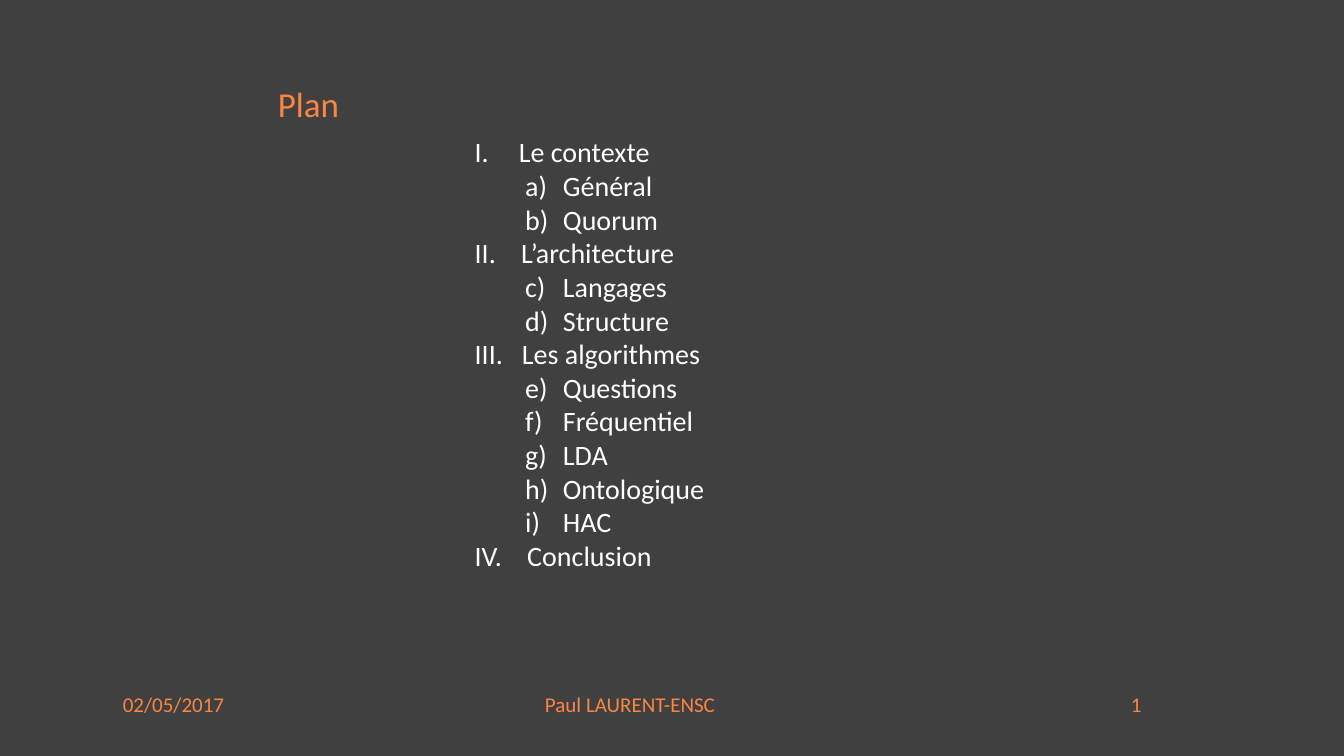
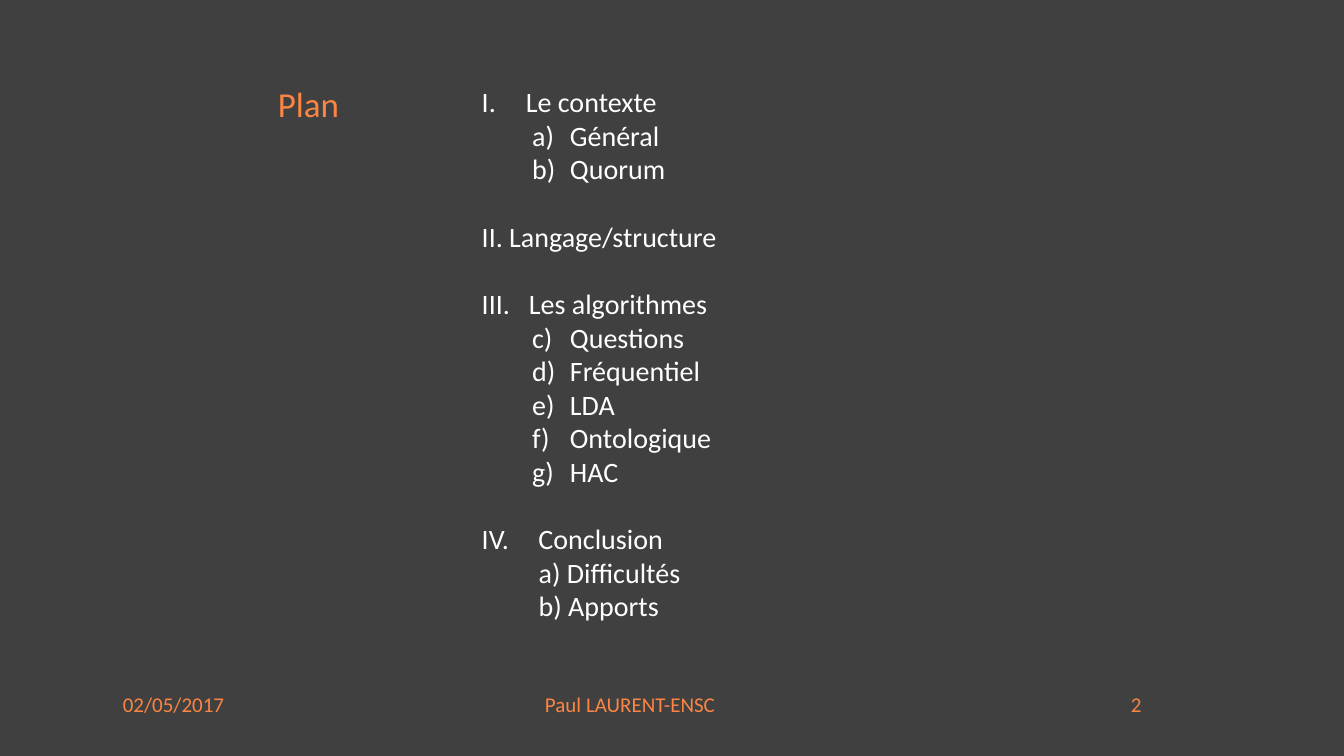
Before and after one commit to paullaurent/verbatim, a slide deck: slide 2 of Présentation2.pptx. Drawn at 1344x756 pixels with LibreOffice and Linux fonts; fonts in the diff are those of the drawing. Boxes give left, top, right and bottom in pixels: in the first picture for what was removed or moved away, otherwise in the second. Text is boxed around its words. In the diff, an @@ line names an element or a change of style, - is before the commit and + after.

```diff
--- a/Présentation2.pptx
+++ b/Présentation2.pptx
@@ text "Le contexte" moved from (x1=475, y1=144, x2=704, y2=566) to (x1=482, y1=94, x2=716, y2=621) @@
@@ text at (x1=482, y1=227, x2=716, y2=252): text changed @@
-II. L’architecture
-  a) Langages
-  b) Structure
+II. Langage/structure
@@ text at (x1=538, y1=529, x2=680, y2=621): text changed @@
-IV. Conclusion
+IV. Conclusion
+a) Difficultés
+b) Apports
@@ text at (x1=123, y1=697, x2=1142, y2=713): text changed @@
-02/05/2017 Paul LAURENT-ENSC 1
+02/05/2017 Paul LAURENT-ENSC 2
```
Also in this commit, not shown: 7 other slides changed, 4 slides added.
